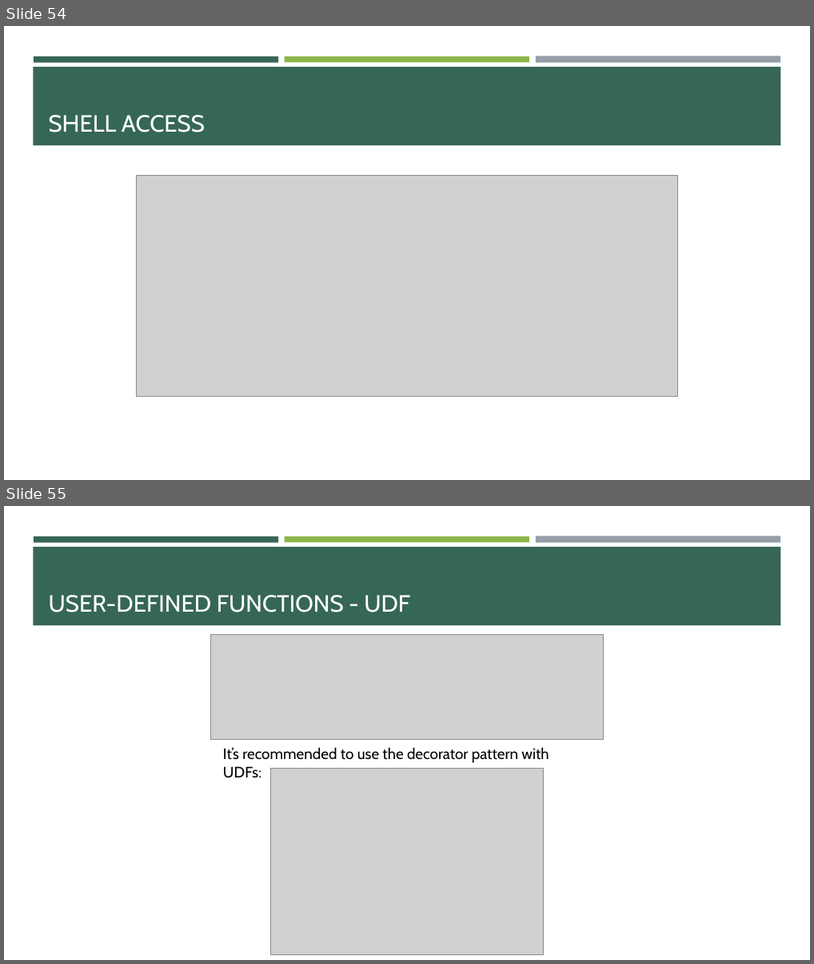
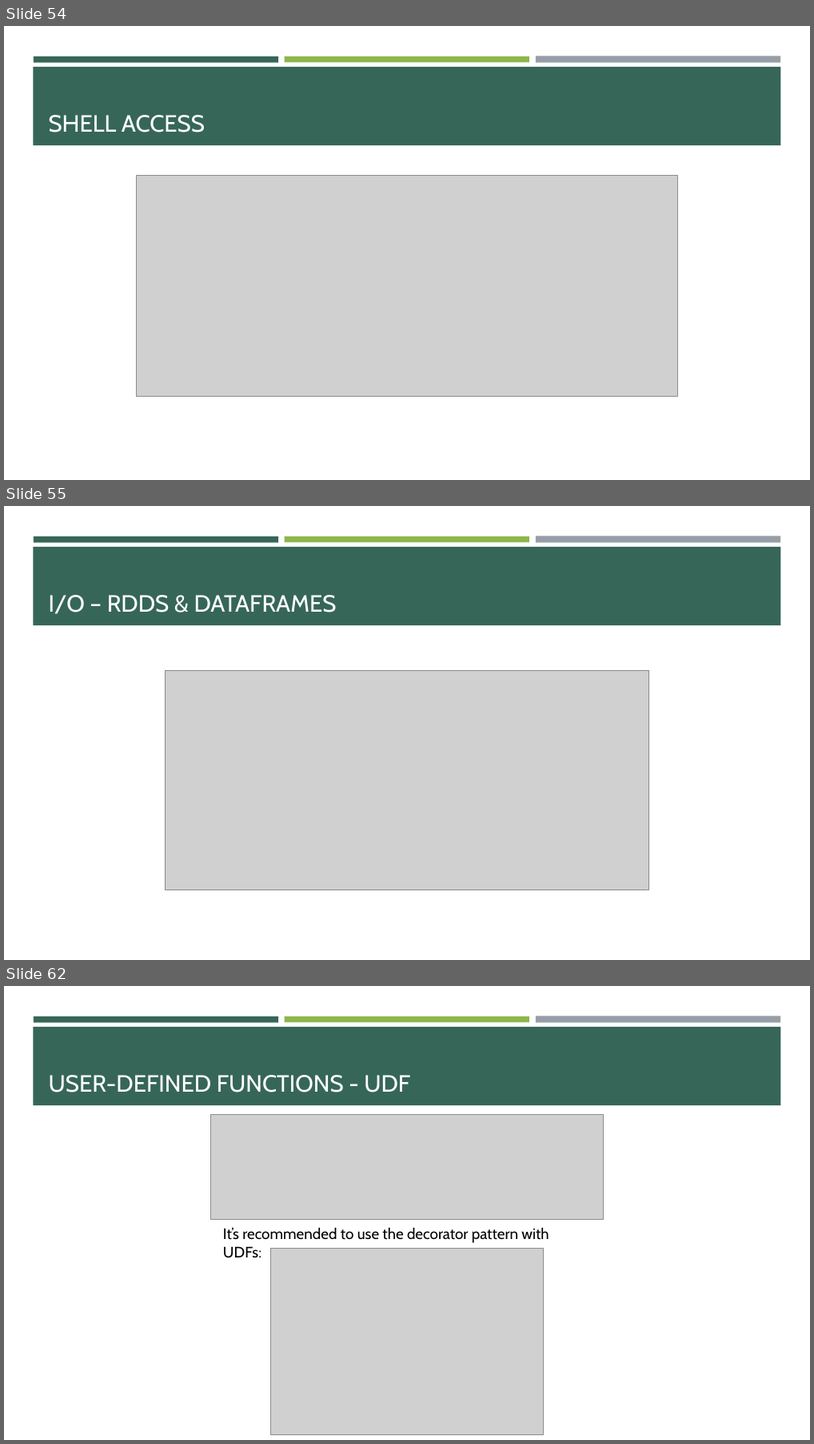
Before and after one commit to e-m-wilson/data_engineering, a slide deck: spark/Spark.pptx. Shown one above the other, each under a label of ours: slides 54 and 55 before the commit, slides 54, 55 and 62 after it; the slides between them are not shown. The pictures are 814x964 and 814x1444 pixels, drawn with LibreOffice and Linux fonts; fonts in the diff are those of the drawing; grey boxes stand for pictures. Boxes give left, top, right and bottom in pixels: in the first picture for what was removed or moved away, otherwise in the second. Text is boxed around its words. In the diff, an @@ line names an element or a change of style, - is before the commit and + after.

```diff
--- a/spark/Spark.pptx
+++ b/spark/Spark.pptx
@@ slide 55 added at [4, 506, 810, 960], background #FFFFFF; not listed: 4 template elements that a slide beside it also shows @@
@@ title added at [49, 595, 337, 614], 28 pt, text #FFFFFF @@
+I/O – RDDS & DATAFRAMES
@@ picture added at [165, 670, 650, 889] @@
@@ what was slide 55 is now slide 62 @@
```
Also in this commit, not shown: 1 slide changed, 10 other slides added, 2 slides removed.
